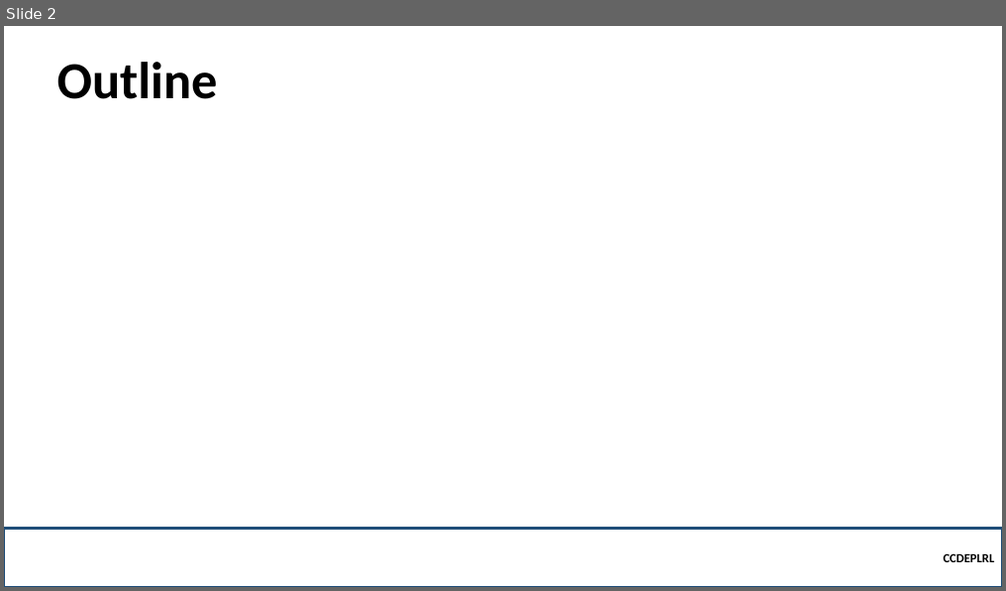
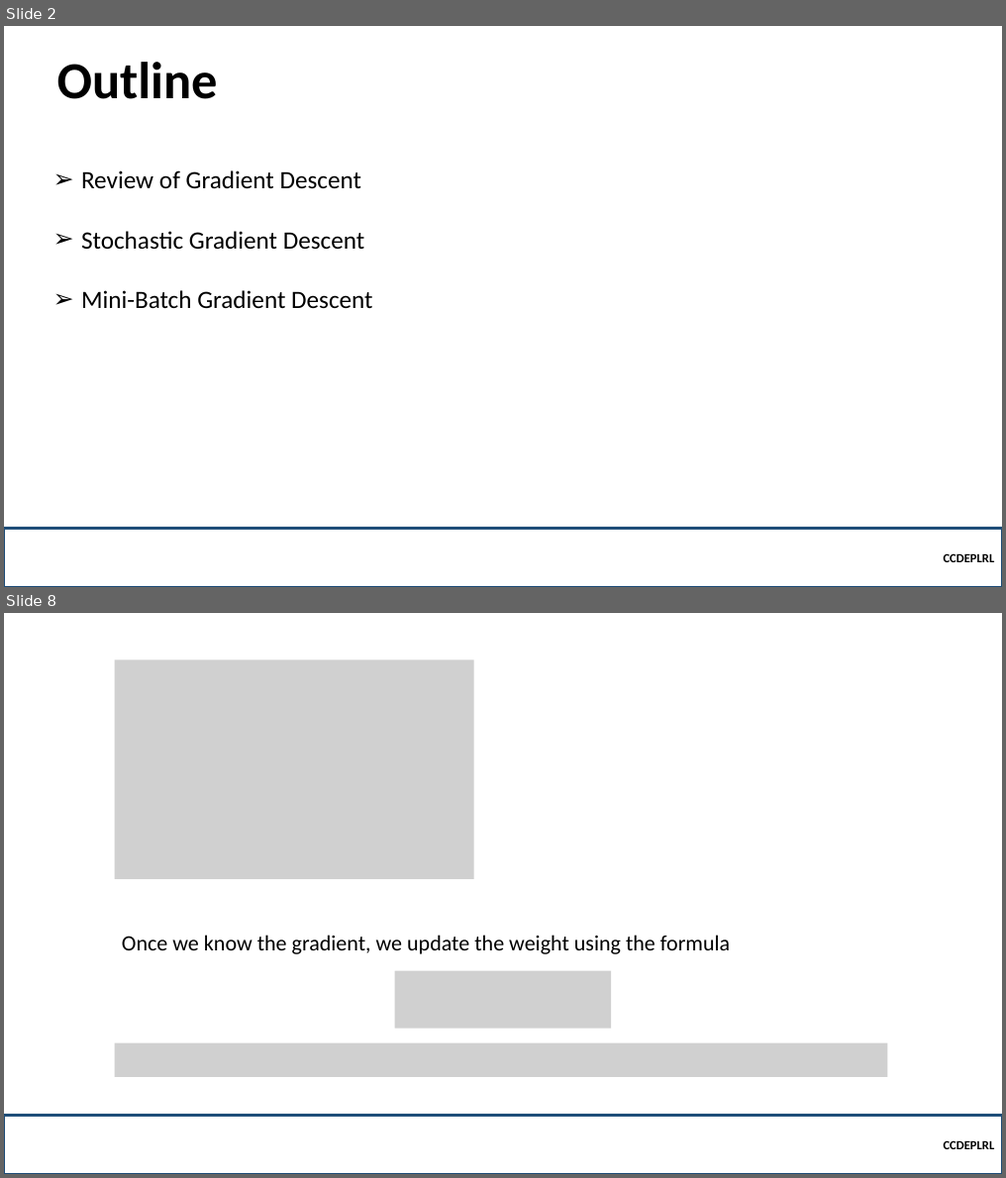
Before and after one commit to robitussin/CCDEPLRL, a slide deck: Week 3 - Neural Networks in Practice/Mini-Batches.pptx. Shown one above the other, each under a label of ours: slide 2 before the commit, slides 2 and 8 after it; the slides between them are not shown. The pictures are 1006x591 and 1006x1178 pixels, drawn with LibreOffice and Linux fonts; fonts in the diff are those of the drawing; grey boxes stand for pictures; background and template pictures are left out. Boxes give left, top, right and bottom in pixels: in the first picture for what was removed or moved away, otherwise in the second. Text is boxed around its words. In the diff, an @@ line names an element or a change of style, - is before the commit and + after.

```diff
--- a/Week 3 - Neural Networks in Practice/Mini-Batches.pptx
+++ b/Week 3 - Neural Networks in Practice/Mini-Batches.pptx
@@ slide 8 added at <box>4,613,1002,1174</box>, background picture (left out) @@
@@ picture added at <box>115,661,474,879</box> @@
@@ text added at <box>122,935,730,955</box>, 21 pt, text #000000 @@
+Once we know the gradient, we update the weight using the formula
@@ picture added at <box>395,970,611,1028</box> @@
@@ picture added at <box>115,1044,888,1077</box> @@
@@ rectangle added at <box>4,1115,1002,1174</box>, outline #1F4E79 2.25 pt, 12 pt, text #000000, bold @@
+CCDEPLRL
@@ slide 2 changed as well @@
@@ text added at <box>81,171,372,309</box>, 24 pt, text #000000 @@
+➢ Review of Gradient Descent
+➢ Stochastic Gradient Descent
+➢ Mini-Batch Gradient Descent
```
Also in this commit, not shown: 1 other slide changed, 7 other slides added.
